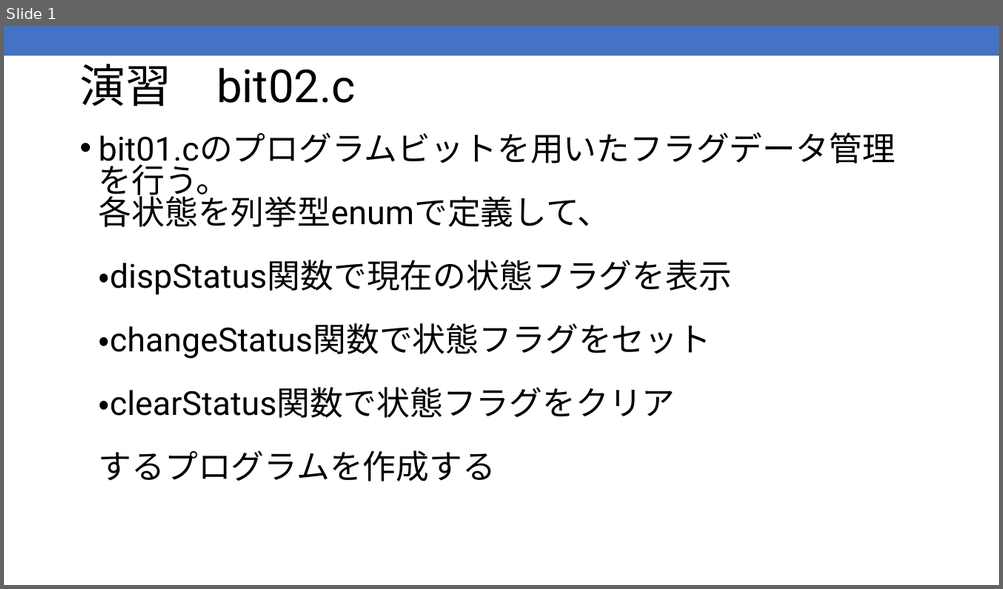
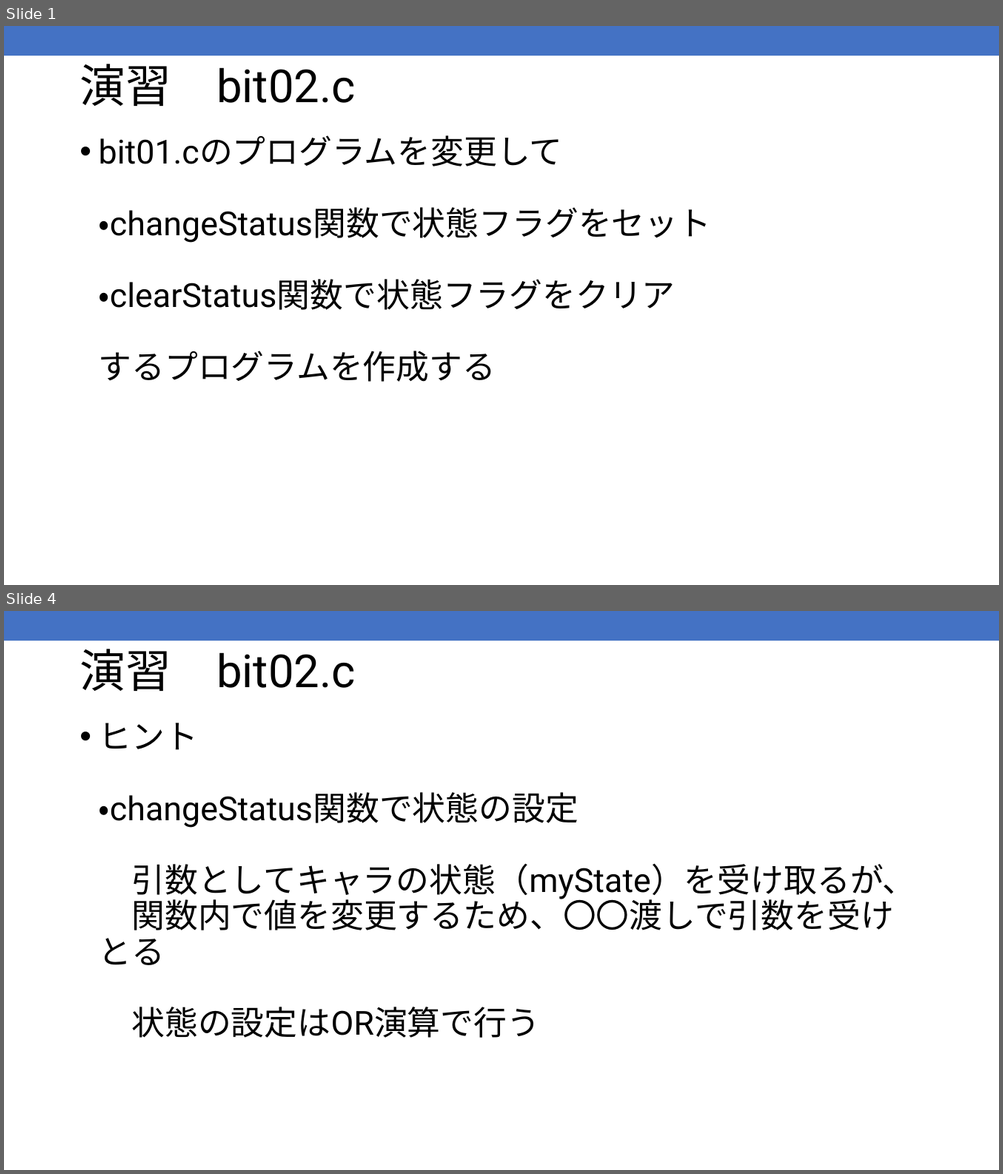
Before and after one commit to kic-murata/cpp2025, a slide deck: 授業資料/演習問題：ビット処理2025案.pptx. Shown one above the other, each under a label of ours: slide 1 before the commit, slides 1 and 4 after it; the slides between them are not shown. The pictures are 1003x589 and 1003x1174 pixels, drawn with LibreOffice and Linux fonts; fonts in the diff are those of the drawing. Boxes give left, top, right and bottom in pixels: in the first picture for what was removed or moved away, otherwise in the second. Text is boxed around its words. In the diff, an @@ line names an element or a change of style, - is before the commit and + after.

```diff
--- a/授業資料/演習問題：ビット処理2025案.pptx
+++ b/授業資料/演習問題：ビット処理2025案.pptx
@@ slide 4 added at box(4, 611, 999, 1170), background #FFFFFF; not listed: 1 template element that a slide beside it also shows @@
@@ title added at box(79, 649, 355, 691), 44 pt, text #000000 @@
+演習 bit02.c
@@ text added at box(99, 723, 915, 1038), 32 pt, text #000000 @@
+• ヒント
+  ・changeStatus関数で状態の設定
+  引数としてキャラの状態（myState）を受け取るが、
+  関数内で値を変更するため、〇〇渡しで引数を受けとる
+  状態の設定はOR演算で行う
@@ slide 1 changed as well @@
@@ text at box(99, 136, 711, 382): text changed @@
-• bit01.cのプログラムビットを用いたフラグデータ管理を行う。
-  各状態を列挙型enumで定義して、
-  ・dispStatus関数で現在の状態フラグを表示
-  ・changeStatus関数で状態フラグをセット
-  ・clearStatus関数で状態フラグをクリア
-  するプログラムを作成する
+• bit01.cのプログラムを変更して
+  ・changeStatus関数で状態フラグをセット
+  ・clearStatus関数で状態フラグをクリア
+  するプログラムを作成する
```
Also in this commit, not shown: 11 other slides changed, 2 other slides added.
